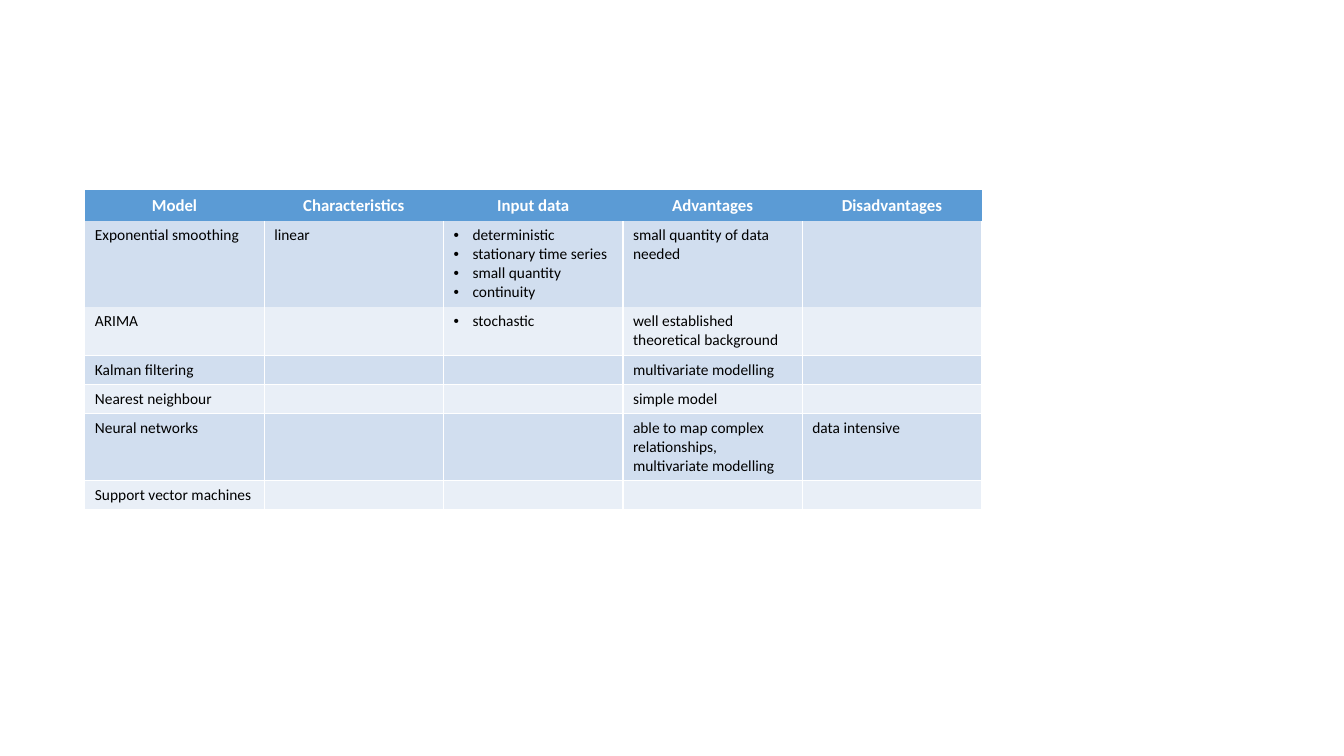
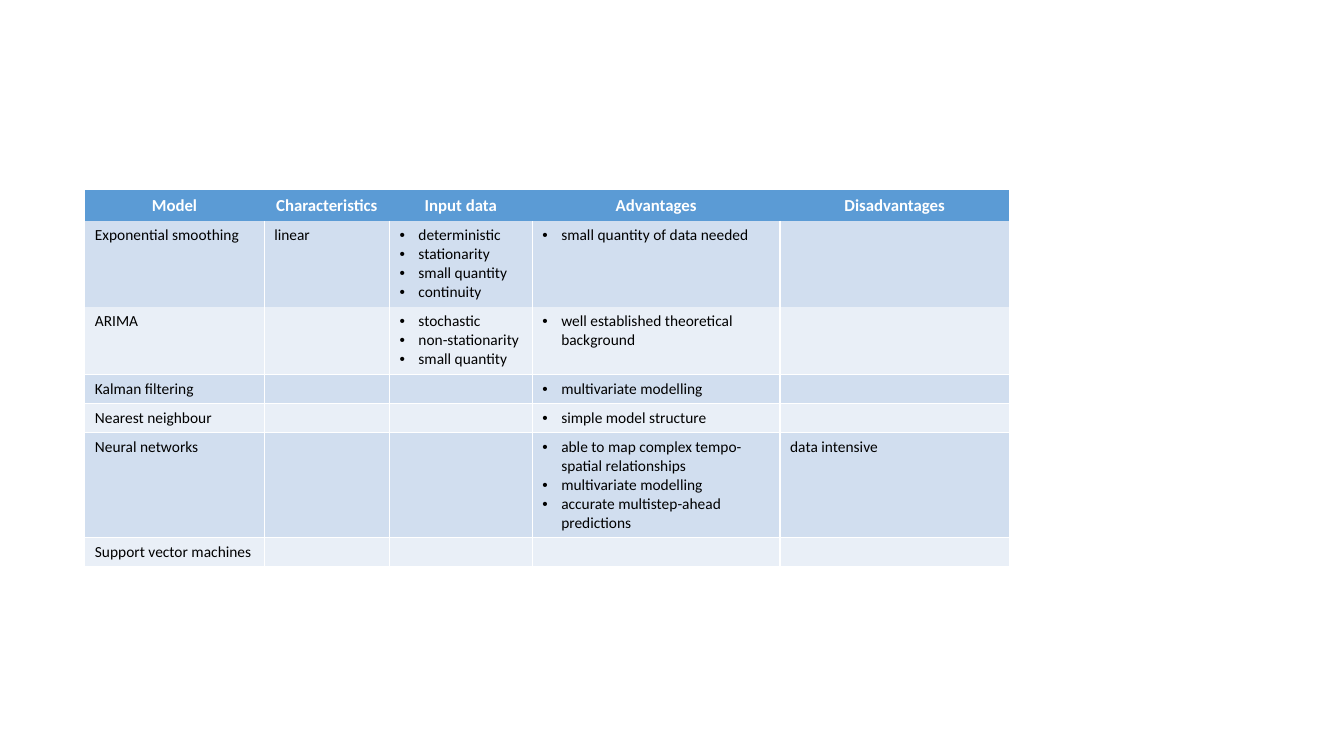
Before and after one commit to adnapibar/ms-research-thesis, a slide deck: slide 3 of latex-thesis/figures.pptx (slide 2 before the commit). Drawn at 1344x756 pixels with LibreOffice and Linux fonts; fonts in the diff are those of the drawing. Boxes give left, top, right and bottom in pixels: in the first picture for what was removed or moved away, otherwise in the second. Text is boxed around its words. In the diff, an @@ line names an element or a change of style, - is before the commit and + after.

```diff
--- a/latex-thesis/figures.pptx
+++ b/latex-thesis/figures.pptx
@@ table at (85, 191, 1009, 564) @@
-row 2, column 3: deterministic / stationary time series / small quantity / continuity
+row 2, column 3: deterministic / stationarity / small quantity / continuity
-row 3, column 3: stochastic
+row 3, column 3: stochastic / non-stationarity / small quantity
-row 5, column 4: simple model
+row 5, column 4: simple model structure
-row 6, column 4: able to map complex relationships, multivariate modelling
+row 6, column 4: able to map complex tempo-spatial relationships / multivariate modelling / accurate multistep-ahead predictions
@@ bullet none to • @@
@@ table: place and size @@
-table at (85, 191, 982, 507)
+table at (85, 191, 1009, 564)
```
Also in this commit, not shown: 1 other slide changed, 3 slides added, 4 other files.
